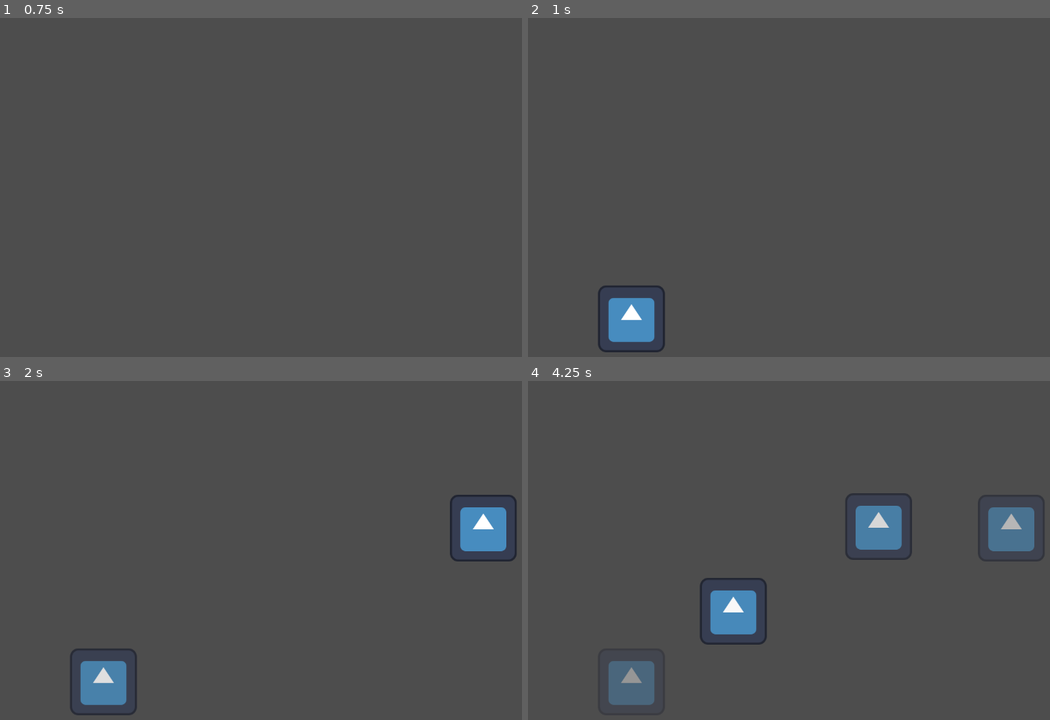
Above: before the commit, frames 1-4 (two rows, left to right).
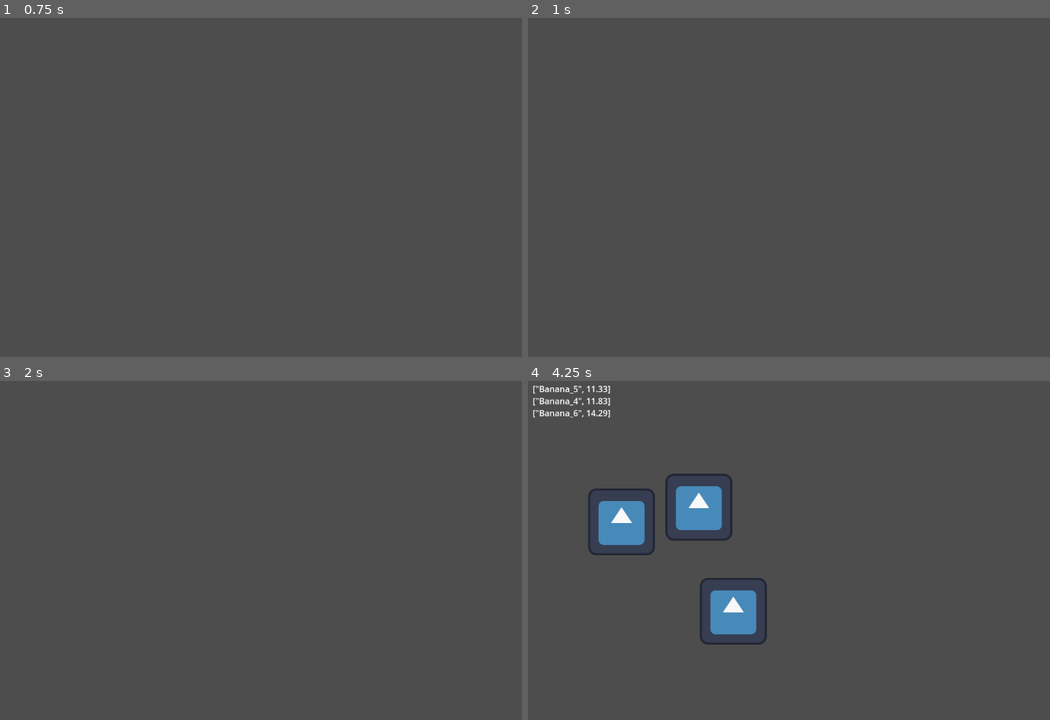
Above: after the commit, the same moments.

Repository: TannerHamilton123/banana_market
Game: Godot game, scene res://scenes/market.tscn
Two runs of this game, one before a commit and one after it. Both use one fixed random seed, a clock stepped at 60 frames per second and the inputs below. The engine's default icon, where the game draws it, is replaced by a stand-in: a white triangle on a blue panel in a dark square.
Inputs:
- Up to frame 1 (0.75 s): tap Enter at 0.5 s
- Up to frame 2 (1 s): no input
- Up to frame 3 (2 s): tap Space at 1.25 s
- Up to frame 4 (4.25 s): tap Enter at 2.75 s; tap Space at 3.5 s

Frame 1 is identical in both runs. In frame 2, 1.5% of the frame differs, in the area x 13-27%, y 78-99%; in frame 3, 2.9%; in frame 4, 7.3%, in the area x 0-99%, y 1-96%.
Error after the commit: Invalid assignment of property or key 'time' with value of type 'float' on a base object of type 'null instance'. (res://scripts/market.gd:6)

Commit message:
monkeys buy bananas. Farmers know when their bananas are sold

Diff:
--- a/scenes/banana.tscn
+++ b/scenes/banana.tscn
@@ -1,6 +1,6 @@
 [gd_scene load_steps=6 format=3 uid="uid://bup1ip3aaogx7"]
 
-[ext_resource type="Script" uid="uid://cvyf0amne57s4" path="res://scenes/banana.gd" id="1_a45fu"]
+[ext_resource type="Script" uid="uid://cvyf0amne57s4" path="res://scripts/banana.gd" id="1_a45fu"]
 [ext_resource type="Texture2D" uid="uid://dhf5a44vel1al" path="res://assets/icon.svg" id="1_hilkf"]
 
 [sub_resource type="Animation" id="Animation_36b2i"]
--- /dev/null
+++ b/scenes/farmer.tscn
@@ -0,0 +1,12 @@
+[gd_scene load_steps=2 format=3 uid="uid://bv3evyx0sotku"]
+
+[ext_resource type="Script" uid="uid://ce6t5af163epu" path="res://scripts/farmer.gd" id="1_vltvv"]
+
+[node name="farmer" type="Node2D"]
+script = ExtResource("1_vltvv")
+
+[node name="time_to_sell" type="Timer" parent="."]
+wait_time = 2.0
+autostart = true
+
+[connection signal="timeout" from="time_to_sell" to="." method="_on_time_to_sell_timeout"]
--- a/scenes/market.tscn
+++ b/scenes/market.tscn
@@ -1,24 +1,31 @@
 [gd_scene load_steps=4 format=3 uid="uid://bmkwm8nboect"]
 
 [ext_resource type="Script" uid="uid://b3tpdvbt3wqde" path="res://scripts/market.gd" id="1_k70a0"]
-[ext_resource type="Script" uid="uid://ce6t5af163epu" path="res://scripts/farmer.gd" id="2_7bpo7"]
-[ext_resource type="Script" uid="uid://dtk5dje4em2re" path="res://scenes/monkey.gd" id="3_k70a0"]
+[ext_resource type="PackedScene" uid="uid://bv3evyx0sotku" path="res://scenes/farmer.tscn" id="2_k70a0"]
+[ext_resource type="PackedScene" uid="uid://b2u2lkt7q0so4" path="res://scenes/monkey.tscn" id="3_7bpo7"]
 
 [node name="market" type="Node2D"]
 script = ExtResource("1_k70a0")
 
-[node name="farmer" type="Node2D" parent="."]
-script = ExtResource("2_7bpo7")
+[node name="farmer" parent="." instance=ExtResource("2_k70a0")]
 
-[node name="time_to_sell" type="Timer" parent="farmer"]
-autostart = true
+[node name="farmer2" parent="." instance=ExtResource("2_k70a0")]
 
-[node name="monkey" type="Node2D" parent="."]
-script = ExtResource("3_k70a0")
+[node name="farmer3" parent="." instance=ExtResource("2_k70a0")]
 
-[node name="time_to_buy" type="Timer" parent="monkey"]
+[node name="monkey" parent="." instance=ExtResource("3_7bpo7")]
+
+[node name="monkey2" parent="." instance=ExtResource("3_7bpo7")]
+
+[node name="monkey3" parent="." instance=ExtResource("3_7bpo7")]
 
 [node name="Timer" type="Timer" parent="."]
 
+[node name="Ledger" type="RichTextLabel" parent="."]
+offset_left = 141.0
+offset_top = 113.0
+offset_right = 563.0
+offset_bottom = 498.0
+
 [connection signal="child_entered_tree" from="." to="." method="_on_child_entered_tree"]
-[connection signal="timeout" from="farmer/time_to_sell" to="farmer" method="_on_time_to_sell_timeout"]
+[connection signal="child_exiting_tree" from="." to="." method="_on_child_exiting_tree"]
--- a/scenes/monkey.gd
+++ /dev/null
@@ -1,14 +0,0 @@
-extends Node2D
-
-
-# Called when the node enters the scene tree for the first time.
-func _ready() -> void:
-	pass # Replace with function body.
-
-
-# Called every frame. 'delta' is the elapsed time since the previous frame.
-func _process(delta: float) -> void:
-	pass
-
-func look_at_market():
-	pass
--- /dev/null
+++ b/scenes/monkey.tscn
@@ -0,0 +1,11 @@
+[gd_scene load_steps=2 format=3 uid="uid://b2u2lkt7q0so4"]
+
+[ext_resource type="Script" uid="uid://dtk5dje4em2re" path="res://scripts/monkey.gd" id="1_rb1f4"]
+
+[node name="monkey" type="Node2D"]
+script = ExtResource("1_rb1f4")
+
+[node name="time_to_buy" type="Timer" parent="."]
+autostart = true
+
+[connection signal="timeout" from="time_to_buy" to="." method="_on_time_to_buy_timeout"]
--- a/scenes/banana.gd
+++ b/scripts/banana.gd
@@ -1,6 +1,10 @@
 extends Node2D
 
 var current_name : String
+var price : float
+var seller
+var sold = false
+signal did_not_sell
 # Called when the node enters the scene tree for the first time.
 func _ready() -> void:
 	$expiration.play("expire")
@@ -14,3 +18,5 @@
 
 func _on_expiration_date_timeout() -> void:
 	Global.market.remove_banana(self)
+	seller.sold = false
+	did_not_sell.emit()
--- a/scripts/farmer.gd
+++ b/scripts/farmer.gd
@@ -1,25 +1,28 @@
 extends Node2D
 var banana_scene = preload("res://scenes/banana.tscn")
 var price : float = 10.0
+var sold : bool = false
 # Called when the node enters the scene tree for the first time.
 func _ready() -> void:
 	pass # Replace with function body.
 
-func sale_success():
-	pass
-
 func determine_price():
-	price = price + randf_range(-1,1)
+	if sold:
+		price = price + randf_range(0,10)
+	else:
+		price = price + randf_range(0,10)
 	price = Global.round_to_cent(price)
 
-func banana_to_market():
+func banana_to_market(banana_price):
 	determine_price()
 	var banana = banana_scene.instantiate()
+	banana.price = banana_price
+	banana.seller = self
+	Global.market.add_banana(banana)
 
-	Global.market.add_banana(banana,price)
 
 
 func _on_time_to_sell_timeout() -> void:
-	banana_to_market()
+	banana_to_market(price)
 
 	pass # Replace with function body.
--- a/scripts/market.gd
+++ b/scripts/market.gd
@@ -1,28 +1,34 @@
 extends Node2D
 var produce : Array = []
-
+var ledger_text = ""
 # Called when the node enters the scene tree for the first time.
 func _ready() -> void:
-
+	$time_to_buy.time = randf_range(0,1)
 	pass # Replace with function body.
 
 
 # Called every frame. 'delta' is the elapsed time since the previous frame.
 func _process(delta: float) -> void:
-	pass
+	if produce.size() > 0:
+		ledger_text = ""
+		for banana in produce:
+			ledger_text += str(banana) + "\n"
+		$Ledger.text = ledger_text
+		pass
 
 
 
-func add_banana(banana:Node2D,price:float):
+func add_banana(banana:Node2D):
 
 	add_child(banana)
 	Global.ID += 1
-	banana.name = str("Banana_",Global.ID)
+	var b_name = str("Banana_",Global.ID)
+	banana.name = b_name
+	var price = banana.price
 	var index = Global.binary_search(price,produce)
-	produce.insert(index,[banana.name,price])
+	produce.insert(index,[b_name,price])
 	banana.position.x = randf_range(100,1100)
 	banana.position.y = randf_range(100,700)
-	print(produce)
 
 func remove_banana(banana):
 	for i in range(0,produce.size()):
@@ -31,3 +37,12 @@
 
 			banana.queue_free()
 			return
+
+func _on_child_exiting_tree(node: Node) -> void:
+	var farmer = node.seller
+	if node.sold == true:
+		farmer.sold = true
+	else:
+		node.seller.sold = false
+		#print(node ," not sold")
+	pass # Replace with function body.
--- /dev/null
+++ b/scripts/monkey.gd
@@ -0,0 +1,43 @@
+extends Node2D
+var buy : bool
+var banana_considering
+var price
+var index
+var banana_name
+# Called when the node enters the scene tree for the first time.
+func _ready() -> void:
+	pass # Replace with function body.
+
+
+# Called every frame. 'delta' is the elapsed time since the previous frame.
+func _process(delta: float) -> void:
+	pass
+
+func _on_time_to_buy_timeout() -> void:
+	if Global.market.produce.size() > 0:
+		look_at_market()
+
+func look_at_market():
+	print("monkey looking")
+	banana_considering = Global.market.produce[0]
+	banana_name= banana_considering[0]
+	price= banana_considering[1]
+	#index = banana_considering[2]
+	demand_algorithm(price)
+
+
+func demand_algorithm(b_price):
+	var probability = 100 - b_price
+	var chance = randi() % 100
+	if chance < probability:
+		buy_banana()
+	else:
+		print("not buying")
+
+func buy_banana():
+
+	var banana_node = Global.market.get_node(banana_name)
+	banana_node.sold = true
+	Global.market.produce.pop_front()
+	print("bought ", banana_name)
+	banana_node.queue_free()
Renamed: scenes/banana.gd.uid -> scripts/banana.gd.uid
Renamed: scenes/monkey.gd.uid -> scripts/monkey.gd.uid
